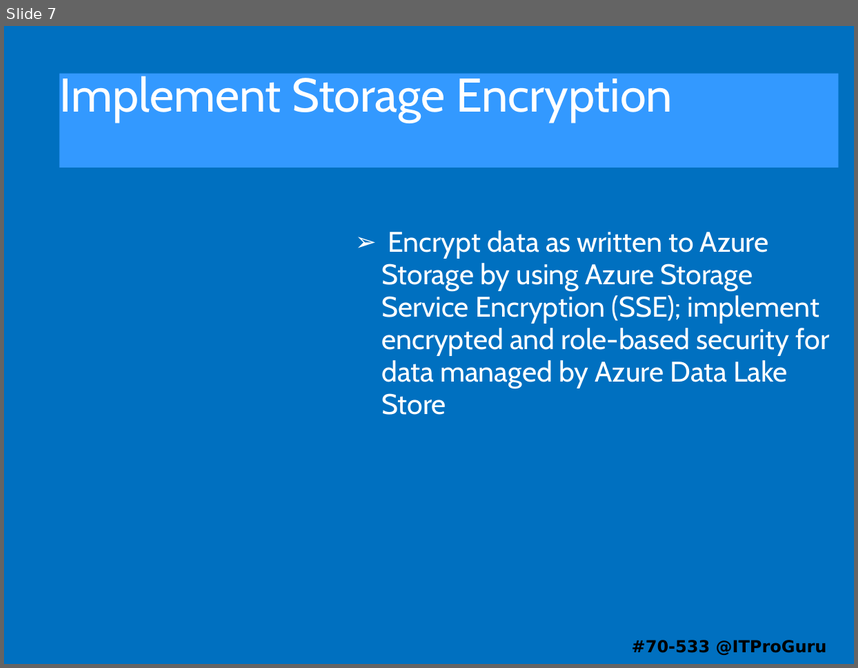
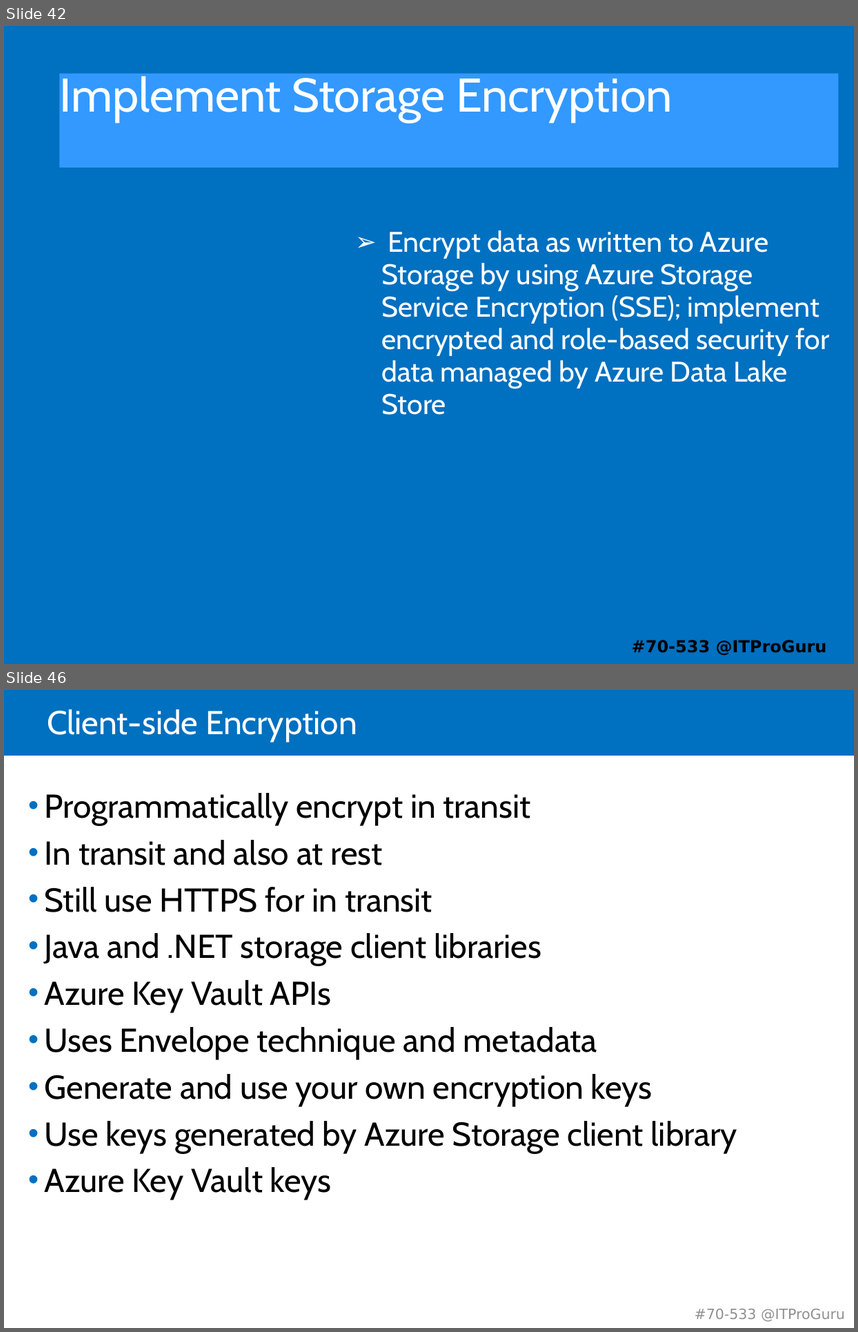
Before and after one commit to guruskill/70-533, a slide deck: 70-533-03-Storage.pptx. Shown one above the other, each under a label of ours: slide 7 before the commit, slides 42 and 46 after it; the slides between them are not shown. The pictures are 858x668 and 858x1332 pixels, drawn with LibreOffice and Linux fonts; fonts in the diff are those of the drawing. Boxes give left, top, right and bottom in pixels: in the first picture for what was removed or moved away, otherwise in the second. Text is boxed around its words. In the diff, an @@ line names an element or a change of style, - is before the commit and + after.

Commit message:
Add Storage first draft

```diff
--- a/70-533-03-Storage.pptx
+++ b/70-533-03-Storage.pptx
@@ slide 46 added at (4,690,854,1328), background #FFFFFF @@
@@ rectangle added at (4,690,854,756), fill #0070C0 @@
@@ title added at (47,709,357,742), 28 pt, text #FFFFFF @@
+Client-side Encryption
@@ text added at (45,793,738,1200), 28 pt, text #000000 @@
+• Programmatically encrypt in transit
+• In transit and also at rest
+• Still use HTTPS for in transit
+• Java and .NET storage client libraries
+• Azure Key Vault APIs
+• Uses Envelope technique and metadata
+• Generate and use your own encryption keys
+• Use keys generated by Azure Storage client library
+• Azure Key Vault keys
@@ text added at (695,1308,845,1321), 12 pt, text #909090 @@
+#70-533 @ITProGuru
@@ what was slide 7 is now slide 42 @@
```
Also in this commit, not shown: 1 slide changed, 52 other slides added, 4 slides removed.
